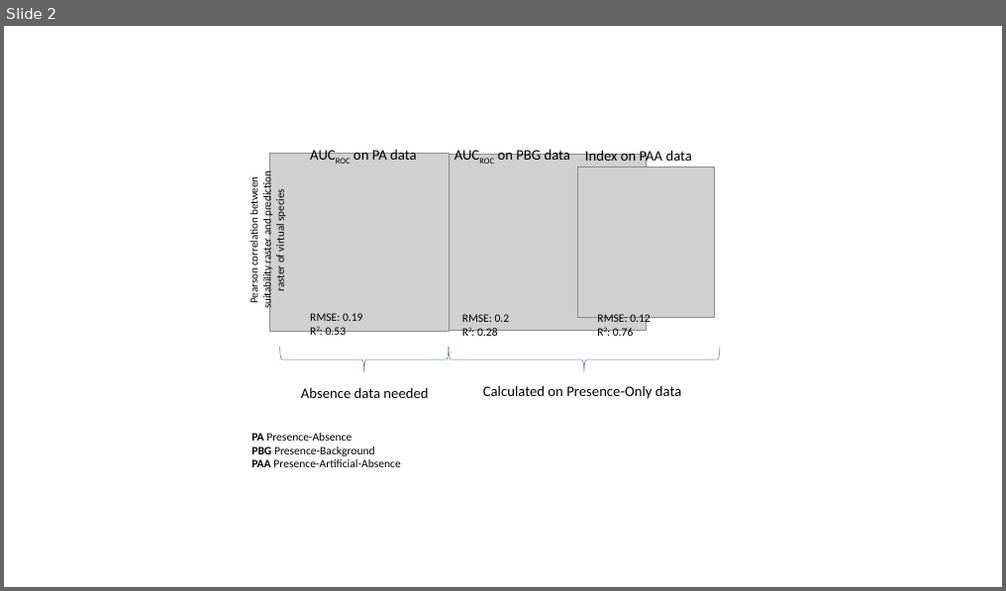
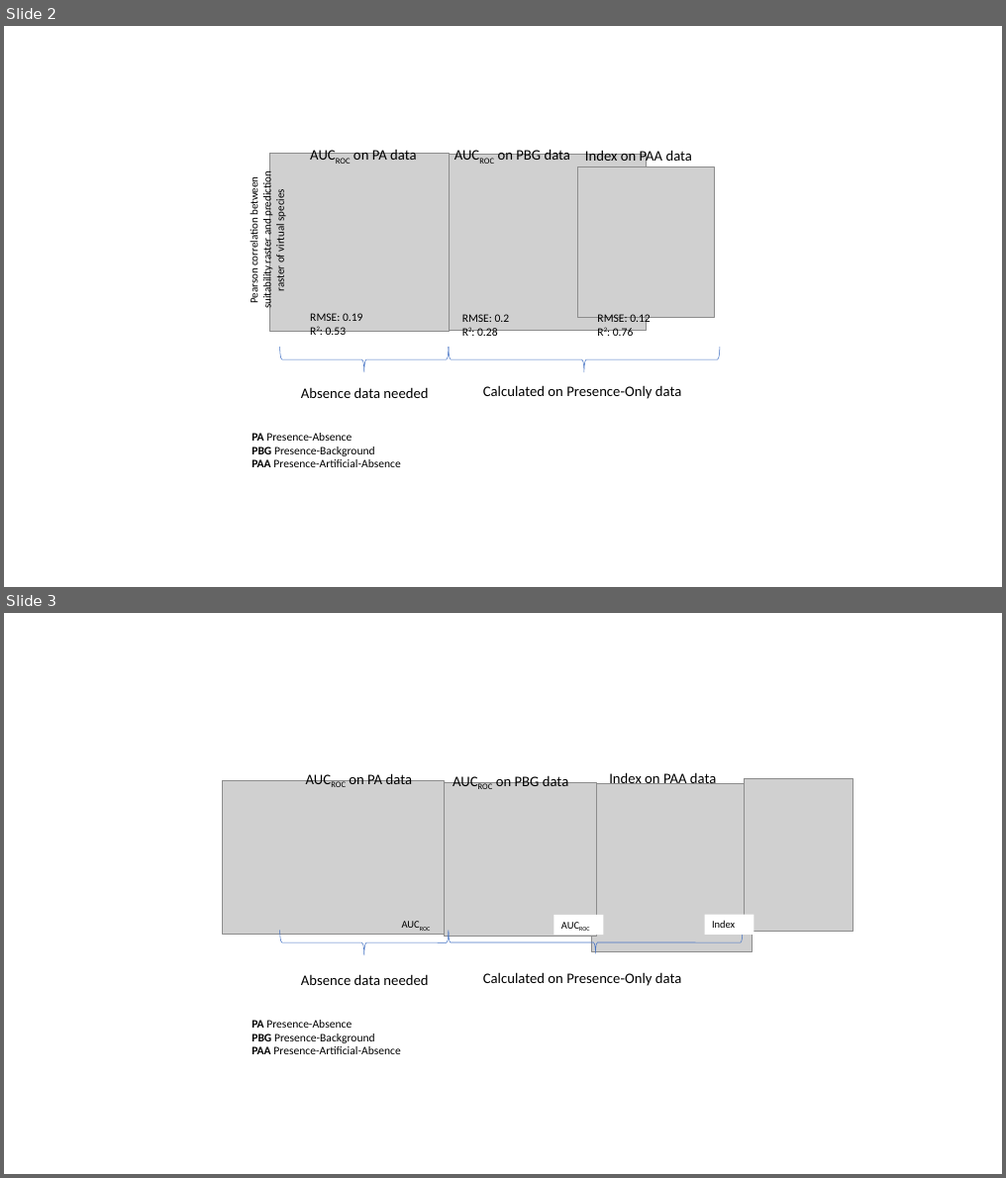
Before and after one commit to envima/sdmPerformance, a slide deck: images/Präsentation1.pptx. Shown one above the other, each under a label of ours: slide 2 before the commit, slides 2 and 3 after it. The pictures are 1006x591 and 1006x1178 pixels, drawn with LibreOffice and Linux fonts; fonts in the diff are those of the drawing; grey boxes stand for pictures. Boxes give left, top, right and bottom in pixels: in the first picture for what was removed or moved away, otherwise in the second. Text is boxed around its words. In the diff, an @@ line names an element or a change of style, - is before the commit and + after.

```diff
--- a/images/Präsentation1.pptx
+++ b/images/Präsentation1.pptx
@@ slide 3 added at (4, 613, 1002, 1174), background #FFFFFF @@
@@ rectangle added at (188, 689, 795, 1118), fill #FFFFFF, outline #FFFFFF 1 pt @@
@@ picture added at (222, 780, 444, 934) @@
@@ text added at (349, 771, 412, 784), 14 pt, text #000000 @@
+AUCROC on PA data
@@ picture added at (444, 783, 596, 937) @@
@@ text added at (496, 773, 568, 786), 14 pt, text #000000 @@
+AUCROC on PBG data
@@ picture added at (591, 783, 751, 953) @@
@@ text added at (609, 771, 716, 784), 14 pt, text #000000 @@
+Index on PAA data
@@ picture added at (745, 778, 853, 932) @@
@@ right brace added at (280, 930, 449, 956), outline #4472C4 0.5 pt @@
@@ text added at (394, 915, 444, 935), 10 pt, text #000000 @@
+AUCROC
@@ right brace added at (449, 932, 743, 954), outline #4472C4 0.5 pt @@
@@ rectangle added at (554, 915, 604, 935), fill #FFFFFF, 10 pt, text #000000 @@
+AUCROC
@@ rectangle added at (705, 915, 754, 935), fill #FFFFFF, 10 pt, text #000000 @@
+Index
@@ text added at (301, 974, 428, 985), 14 pt, text #000000 @@
+Absence data needed
@@ text added at (483, 972, 681, 986), 14 pt, text #000000 @@
+Calculated on Presence-Only data
@@ text added at (252, 1020, 400, 1055), 11 pt, text #000000 @@
+PA Presence-Absence
+PBG Presence-Background
+PAA Presence-Artificial-Absence
```
Also in this commit, not shown: 27 other files.
